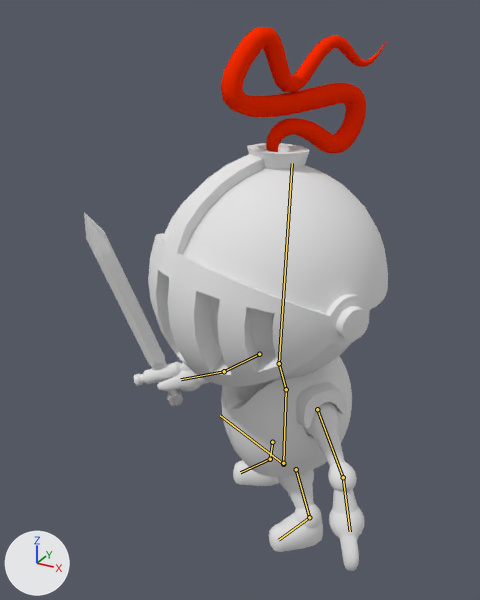
Renders of the Blender file core/assets/AssetsDatabase/AnimatedKnight.blend from each side of a commit.
Before and after are seen from a 50 mm camera at (1.13, -2.52, 2.38) aimed at (-0.21, -0.07, 1.15). Arrows for +X, +Y and +Z are at lower left; the lights stay in place. Both versions are drawn at frame 5 of the action 'TurnBack'; the numbers are the values there. The bones that bend it are drawn over the model as lines.

In view in the first picture: 'Feather', 'Knight', 'Knight_head', 'Sword'.
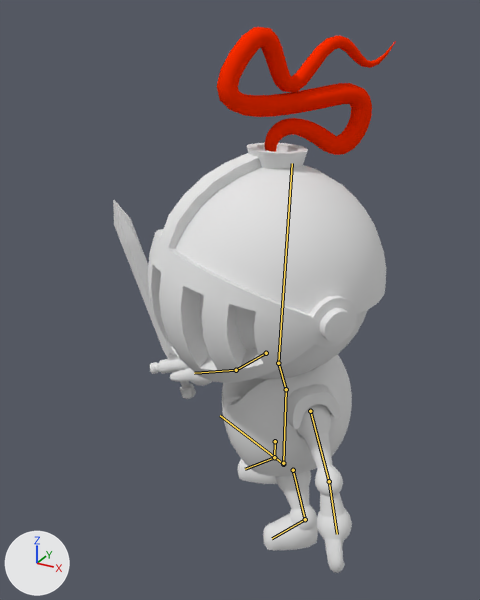
Pixel boxes [x1, y1, x2, y2] of what changed, in the pictures (480 x 600 px):
'Knight_head', posed
    before: [148, 143, 388, 387]
    after: [148, 143, 386, 383]
'Knight', posed (12% narrower)
    before: [157, 356, 364, 571]
    after: [170, 355, 352, 573]
'Feather', posed (8% wider)
    before: [221, 27, 387, 154]
    after: [217, 27, 396, 155]
'Sword', posed
    before: [84, 213, 190, 406]
    after: [113, 200, 196, 399]
bone 'Leg.R', root to tip
    before: (272, 442) to (270, 459)
    after: (275, 441) to (274, 457)
bone 'Arm.L', root to tip
    before: (317, 409) to (343, 477)
    after: (310, 411) to (329, 481)
bone 'Arm.L.001', root to tip
    before: (343, 477) to (350, 531)
    after: (329, 481) to (337, 534)
bone 'Arm.R', root to tip
    before: (259, 354) to (224, 371)
    after: (266, 353) to (236, 370)
bone 'Arm.R.001', root to tip
    before: (224, 371) to (181, 379)
    after: (236, 370) to (194, 373)

The edits, one by one:
Bone 'body' (bone_body) turns from (0, -102, 0) to (0, -109, 0) degrees about its own x, y and z.
Bone 'Leg.R' (bone_leg_r) turns from (13, 15, 33) to (12, 16, 34) degrees about its own x, y and z.
Bone 'Arm.L' (bone_arm_l) turns from (0, 4, 14) to (1, 6, 18) degrees about its own x, y and z.
Bone 'Arm.L.001' (bone_arm_l_001) turns from (-2, 12, -30) to (0, 15, -31) degrees about its own x, y and z.
Bone 'Arm.R' (bone_arm_r) turns from (-55, 66, -65) to (-50, 67, -62) degrees about its own x, y and z.
Bone 'Arm.R.001' (bone_arm_r_001) turns from (-17, -9, 25) to (-22, -5, 25) degrees about its own x, y and z.
